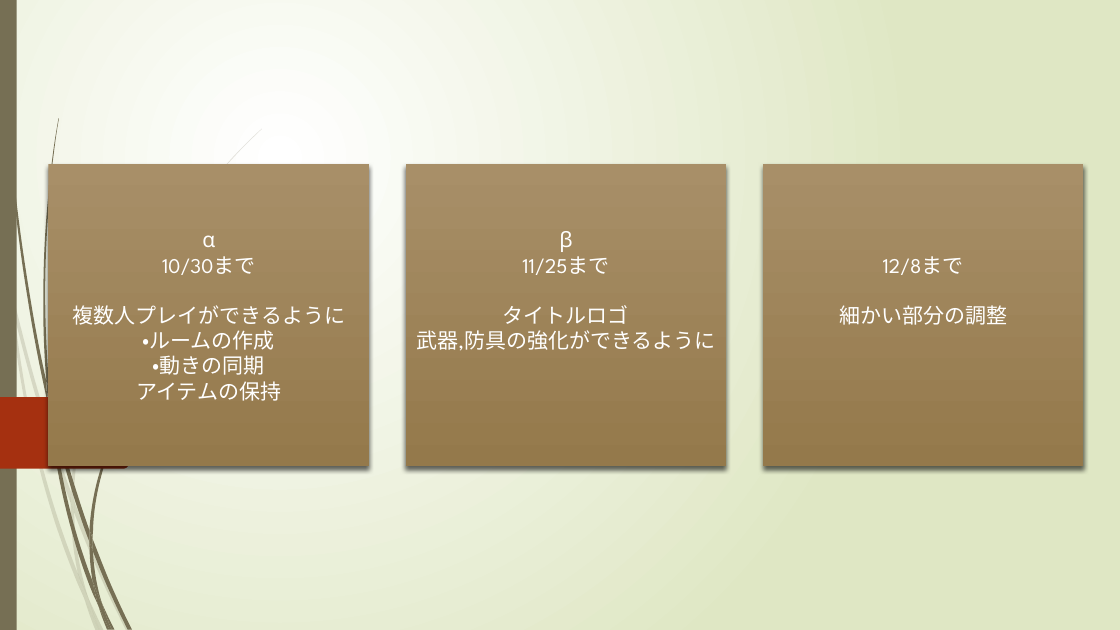
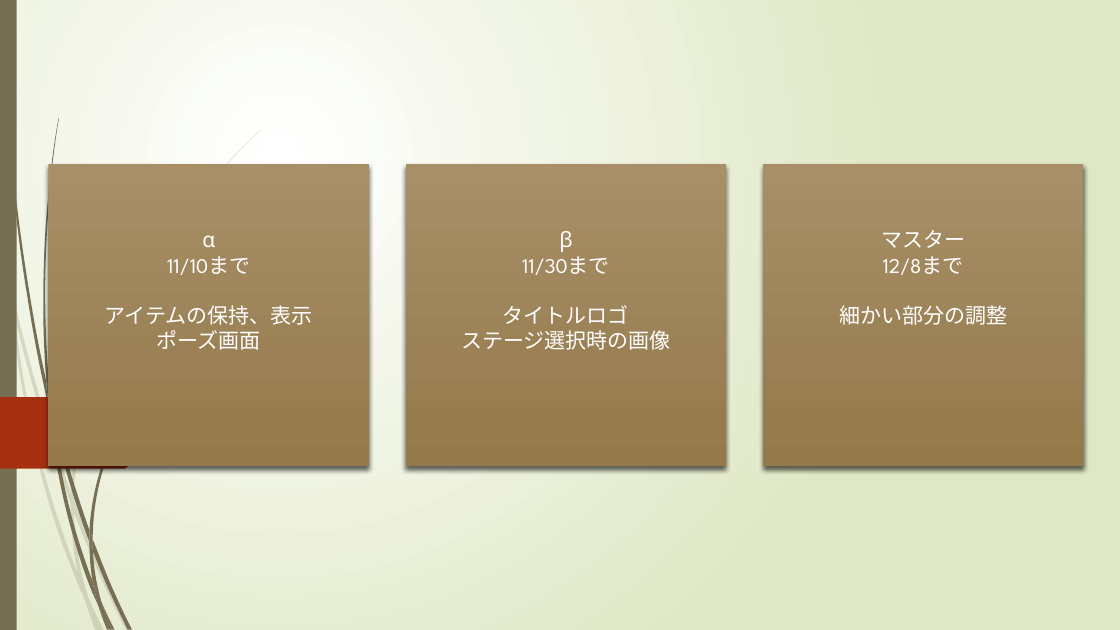
Before and after one commit to hakutojustice/sinchoku2023, a slide deck: slide 7 of Nishida/crescita.pptx. Drawn at 1120x630 pixels with LibreOffice and Linux fonts; fonts in the diff are those of the drawing. Boxes give left, top, right and bottom in pixels: in the first picture for what was removed or moved away, otherwise in the second. Text is boxed around its words. In the diff, an @@ line names an element or a change of style, - is before the commit and + after.

```diff
--- a/Nishida/crescita.pptx
+++ b/Nishida/crescita.pptx
@@ text in rectangle at (881,230,965,248): paragraph added @@
+マスター
@@ text in rectangle at (105,256,313,350): text changed @@
-10/30まで
-複数人プレイができるように
-・ルームの作成
-・動きの同期
-アイテムの保持
+11/10まで
+アイテムの保持、表示
+ポーズ画面
@@ text in rectangle at (522,256,610,275): text changed @@
-11/25まで
+11/30まで
@@ text in rectangle at (461,330,671,350): text changed @@
-武器,防具の強化ができるように
+ステージ選択時の画像
```
Also in this commit, not shown: 2 other slides changed, 1 slide added, 1 slide removed, 1 other file.
